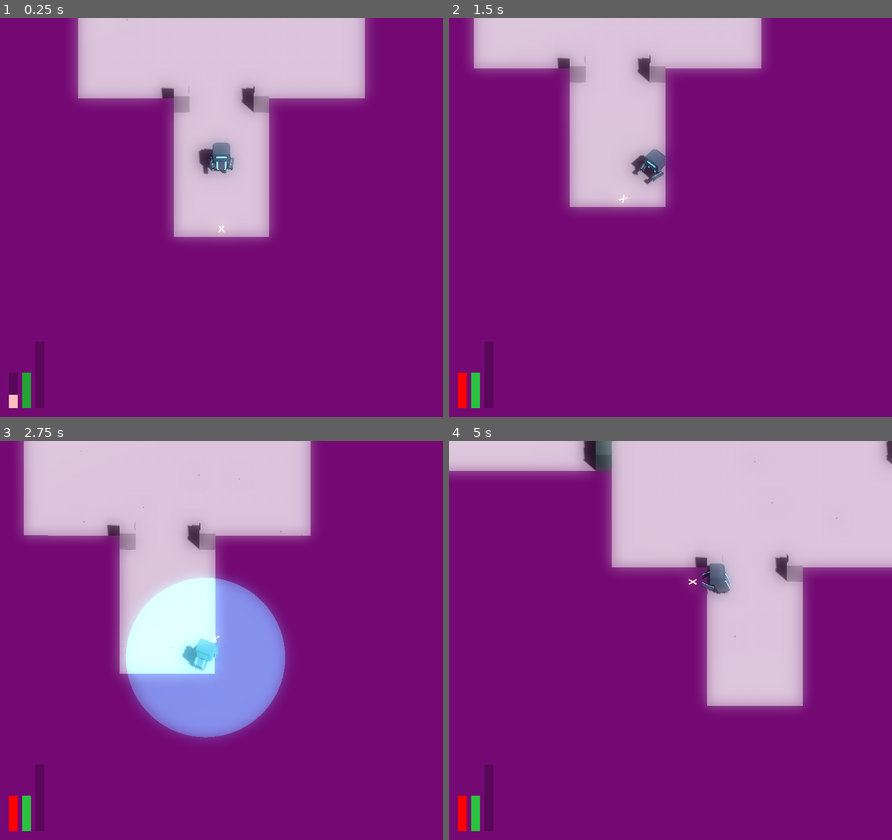
Above: before the commit, frames 1-4 (two rows, left to right).
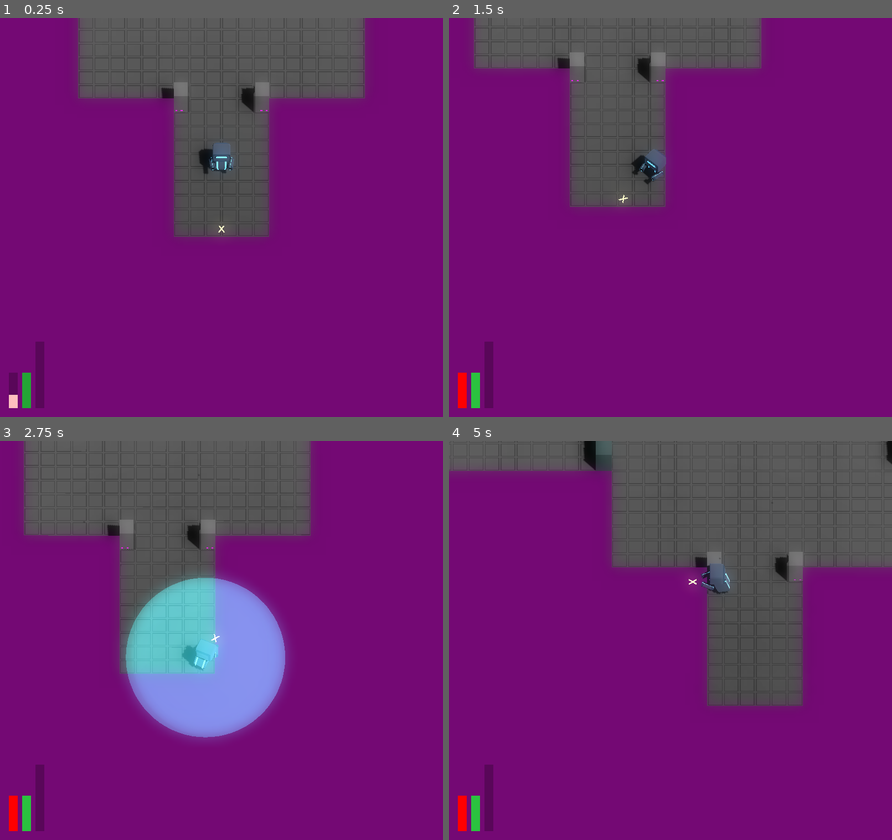
Above: after the commit, the same moments.

Repository: JackEvans24/bullet-absorb
Game: Godot game, scene res://scenes/main.tscn
Same seed, same stepped clock (60 frames per second), same inputs: the game is played once before the commit and once after it.
Inputs (mouse positions are in pixels of both pictures, inside the frame that each line leads up to):
- Up to frame 1 (0.25 s): no input
- Up to frame 2 (1.5 s): move the mouse to (767, 197) at 0.52 s; hold D (move_right) 0.53-1.28 s; hold Ctrl (absorb) 0.53-1.28 s; click (767, 197) at 0.8 s; move the mouse to (581, 237) at 1.27 s; hold S (move_back) from 1.28 s (still down); click (581, 237) at 1.35 s
- Up to frame 3 (2.75 s): tap Ctrl (absorb) at 1.55 s; move the mouse to (265, 552) at 2.02 s; release S (move_back) at 2.03 s; hold D (move_right) from 2.03 s (still down); hold Ctrl (absorb) from 2.03 s (still down); click (265, 552) at 2.3 s
- Up to frame 4 (5 s): move the mouse to (648, 720) at 2.77 s; release D (move_right) at 2.78 s; release Ctrl (absorb) at 2.78 s; hold W (move_forward) 2.78-3.53 s; tap Space (dash) at 2.85 s; tap Ctrl (absorb) at 3.05, 4.35 s; move the mouse to (803, 700) at 3.52 s; press the mouse at (803, 700) at 3.53 s; hold A (move_left) from 3.53 s (still down); move the mouse to (537, 580) at 4.27 s; release the mouse at (537, 580) at 4.28 s

The runs differ from the first frame. In frame 1, 21% of the frame differs, in the area x 17-83%, y 0-56%; in frame 2, 16%; in frame 3, 23%; in frame 4, 31%, in the area x 0-100%, y 0-68%.

Commit message:
chore: reduce base stats

Diff:
--- a/scripts/data/player_stats.gd
+++ b/scripts/data/player_stats.gd
@@ -4,8 +4,8 @@
 @export var max_power := 10.0
 @export var power_conversion := 1.0
 @export var fire_power_consumption_modifier := 1.0
-@export var fire_cooldown_modifier := 2.0
-@export var absorb_windup_modifier := 1.5
+@export var fire_cooldown_modifier := 1.0
+@export var absorb_windup_modifier := 1.0
 @export var absorb_area := 1.0
 
 var fire_power_consumption: float:
